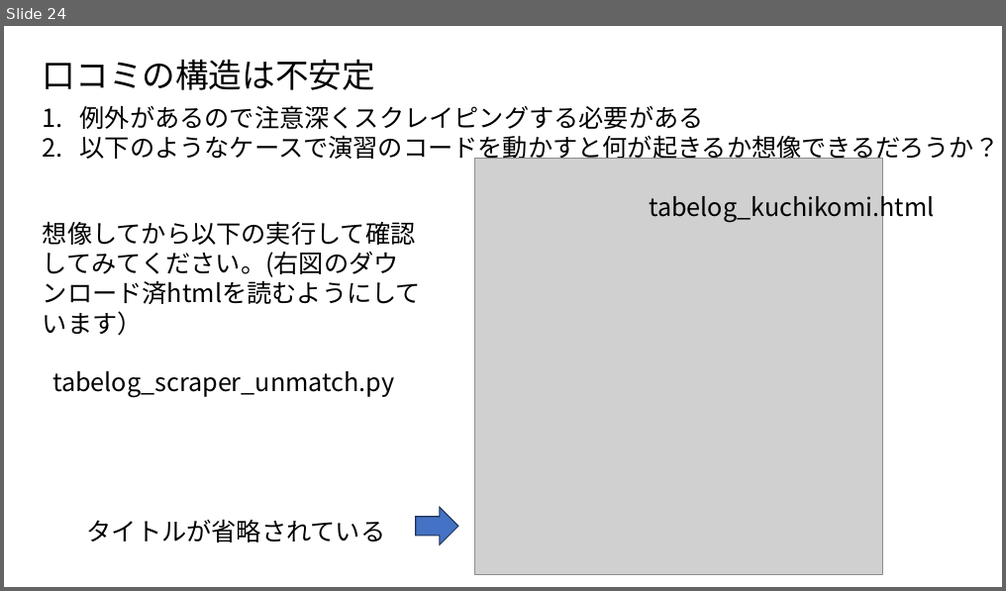
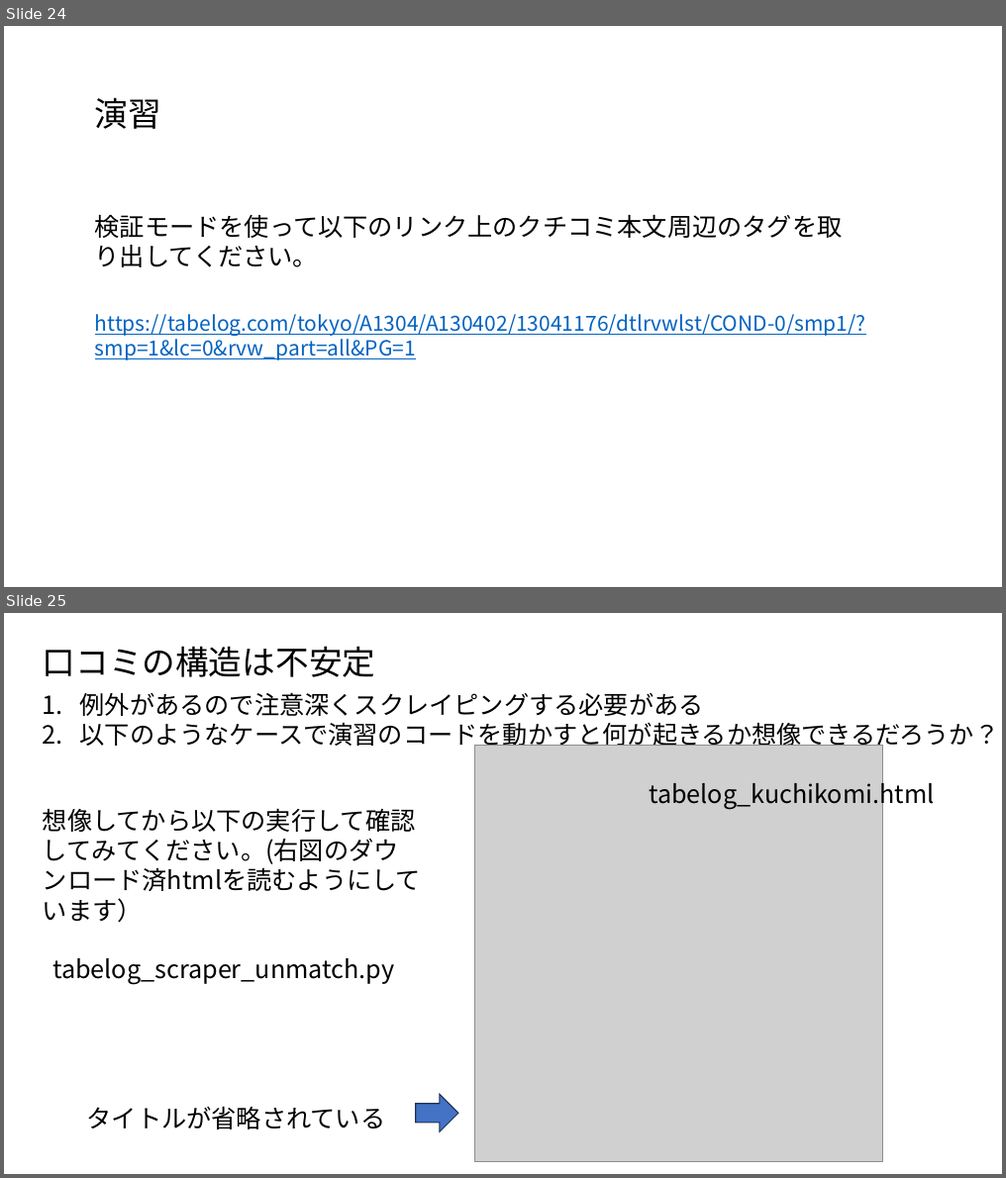
Before and after one commit to ueharaLab/bigdata4_scraper, a slide deck: bigdata4 scraper.pptx. Shown one above the other, each under a label of ours: slide 24 before the commit, slides 24 and 25 after it. The pictures are 1006x591 and 1006x1178 pixels, drawn with LibreOffice and Linux fonts; fonts in the diff are those of the drawing; grey boxes stand for pictures. Boxes give left, top, right and bottom in pixels: in the first picture for what was removed or moved away, otherwise in the second. Text is boxed around its words. In the diff, an @@ line names an element or a change of style, - is before the commit and + after.

```diff
--- a/bigdata4 scraper.pptx
+++ b/bigdata4 scraper.pptx
@@ slide 24 added at [4,26,1002,587], background #FFFFFF @@
@@ text added at [95,97,161,129], 32 pt, text #000000 @@
+演習
@@ text added at [95,214,843,268], 24 pt, text #000000 @@
+検証モードを使って以下のリンク上のクチコミ本文周辺のタグを取り出してください。
@@ text added at [95,314,866,361], 20 pt, text #0563C1, underline @@
+https://tabelog.com/tokyo/A1304/A130402/13041176/dtlrvwlst/COND-0/smp1/?smp=1&lc=0&rvw_part=all&PG=1
@@ what was slide 24 is now slide 25 @@
```
Also in this commit, not shown: 3 slides changed.
